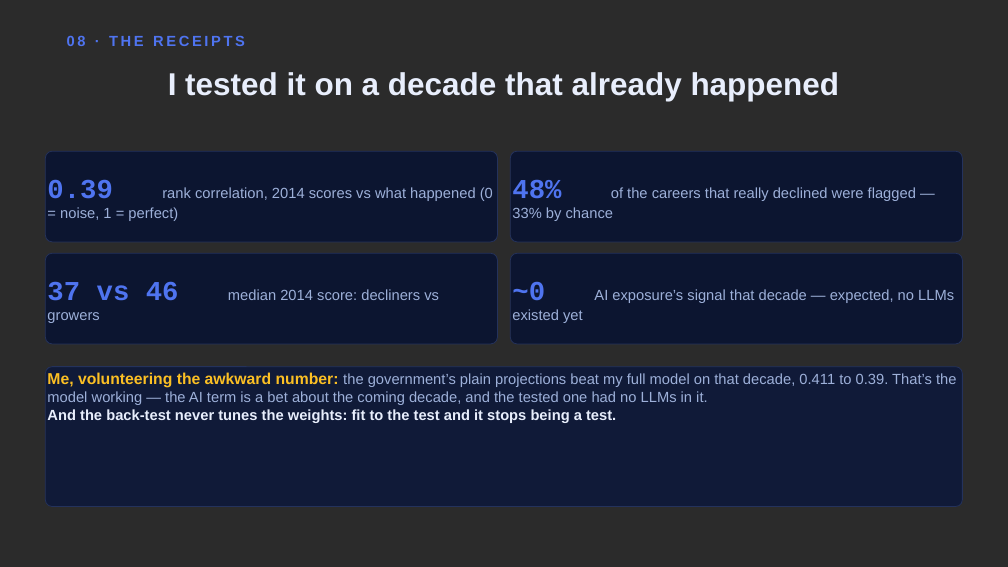
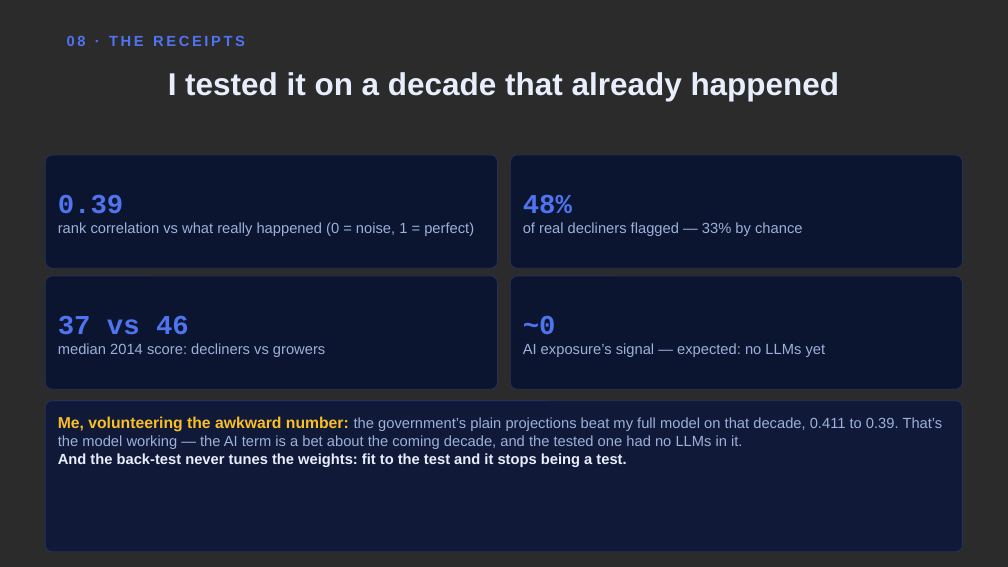
Before and after one commit to ashleylibasci/careerstar, a slide deck: slide 9 of docs/CareerStar-CapitalOne.pptx. Drawn at 1008x567 pixels with LibreOffice and Linux fonts; fonts in the diff are those of the drawing; background and template pictures are left out; a plain dark background stands for a picture behind light text. Boxes give left, top, right and bottom in pixels: in the first picture for what was removed or moved away, otherwise in the second. Text is boxed around its words. In the diff, an @@ line names an element or a change of style, - is before the commit and + after.

```diff
--- a/docs/CareerStar-CapitalOne.pptx
+++ b/docs/CareerStar-CapitalOne.pptx
@@ rounded rectangle "0.39": place and size @@
-rounded rectangle "0.39" at (45, 151, 498, 242)
+rounded rectangle "0.39" at (45, 155, 498, 268)
@@ proportions changed in 5 elements at (45, 276, 498, 389), (45, 401, 963, 552), (45, 155, 498, 268), (510, 276, 963, 389), (510, 155, 963, 268) @@
@@ rounded rectangle "48%": place and size @@
-rounded rectangle "48%" at (510, 151, 963, 242)
+rounded rectangle "48%" at (510, 155, 963, 268)
@@ text in rounded rectangle at (58, 194, 474, 236): text changed @@
-0.39 rank correlation, 2014 scores vs what happened (0 = noise, 1 = perfect)
+0.39
+rank correlation vs what really happened (0 = noise, 1 = perfect)
@@ text in rounded rectangle at (523, 194, 802, 236): text changed @@
-48% of the careers that really declined were flagged — 33% by chance
+48%
+of real decliners flagged — 33% by chance
@@ rounded rectangle "37 vs 46": place and size @@
-rounded rectangle "37 vs 46" at (45, 253, 498, 344)
+rounded rectangle "37 vs 46" at (45, 276, 498, 389)
@@ rounded rectangle "~0": place and size @@
-rounded rectangle "~0" at (510, 253, 963, 344)
+rounded rectangle "~0" at (510, 276, 963, 389)
@@ text in rounded rectangle at (58, 315, 325, 357): text changed @@
-37 vs 46 median 2014 score: decliners vs growers
+37 vs 46
+median 2014 score: decliners vs growers
@@ text in rounded rectangle at (523, 315, 826, 357): text changed @@
-~0 AI exposure’s signal that decade — expected, no LLMs existed yet
+~0
+AI exposure’s signal — expected: no LLMs yet
@@ rounded rectangle "Me, volunteering the awkward number: ...": place and size @@
-rounded rectangle "Me, volunteering the awkward number: ..." at (45, 367, 963, 507)
+rounded rectangle "Me, volunteering the awkward number: ..." at (45, 401, 963, 552)
```
Also in this commit, not shown: 12 other slides changed.
